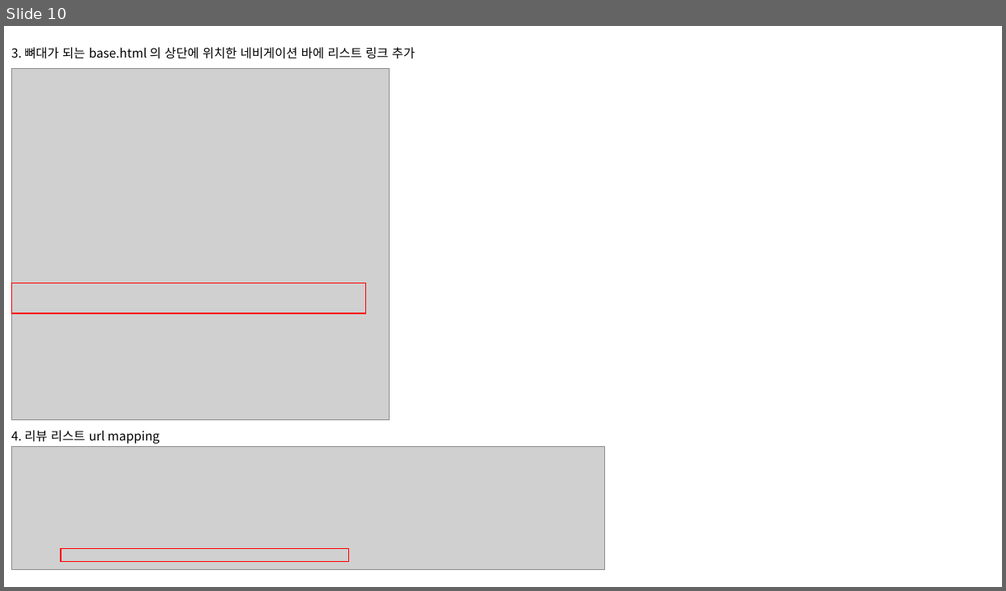
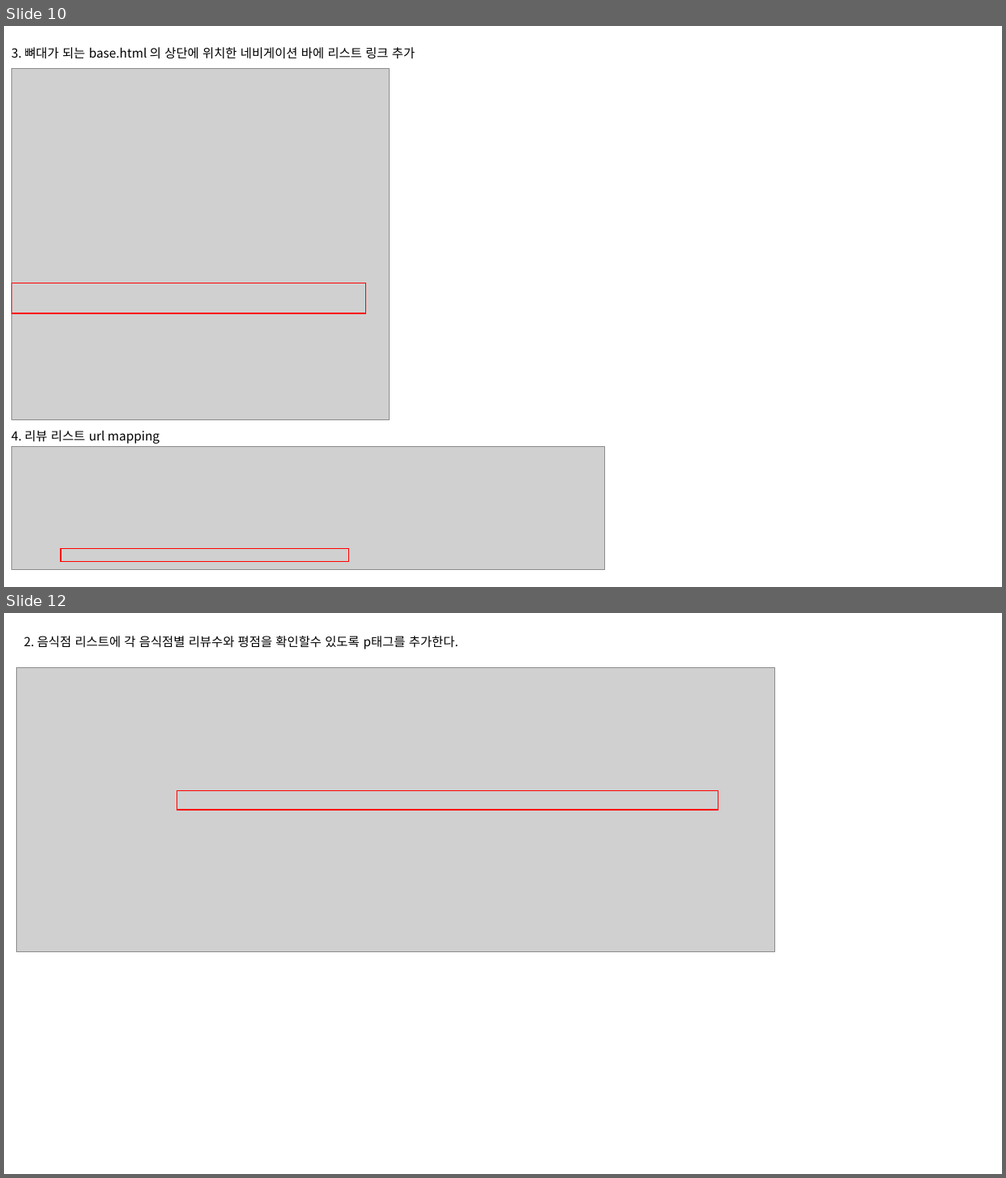
Before and after one commit to khb3025/EducationArrangement, a slide deck: Django(입문)-inflearn/학습정리/7.Relation/Relation.pptx. Shown one above the other, each under a label of ours: slide 10 before the commit, slides 10 and 12 after it; the slides between them are not shown. The pictures are 1006x591 and 1006x1178 pixels, drawn with LibreOffice and Linux fonts; fonts in the diff are those of the drawing; grey boxes stand for pictures. Boxes give left, top, right and bottom in pixels: in the first picture for what was removed or moved away, otherwise in the second. Text is boxed around its words. In the diff, an @@ line names an element or a change of style, - is before the commit and + after.

```diff
--- a/Django(입문)-inflearn/학습정리/7.Relation/Relation.pptx
+++ b/Django(입문)-inflearn/학습정리/7.Relation/Relation.pptx
@@ slide 12 added at box(4, 613, 1002, 1174), background #FFFFFF @@
@@ text added at box(24, 636, 458, 649), 12 pt, text #000000 @@
+2. 음식점 리스트에 각 음식점별 리뷰수와 평점을 확인할수 있도록 p태그를 추가한다.
@@ picture added at box(17, 667, 775, 952) @@
@@ rectangle added at box(177, 790, 718, 810), outline #FF0000 1 pt @@
```
Also in this commit, not shown: 1 other slide added, 1 other file.
